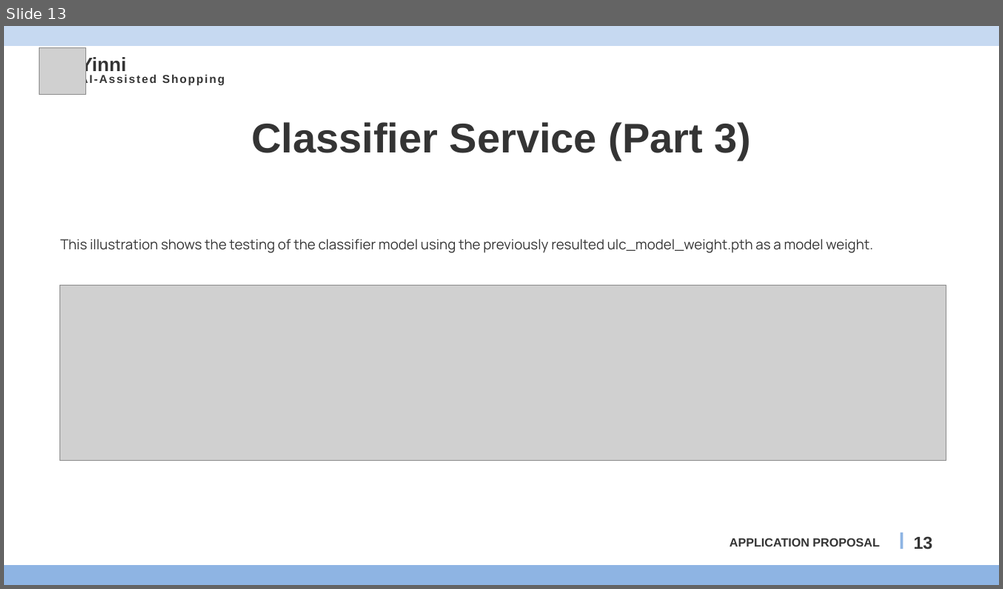
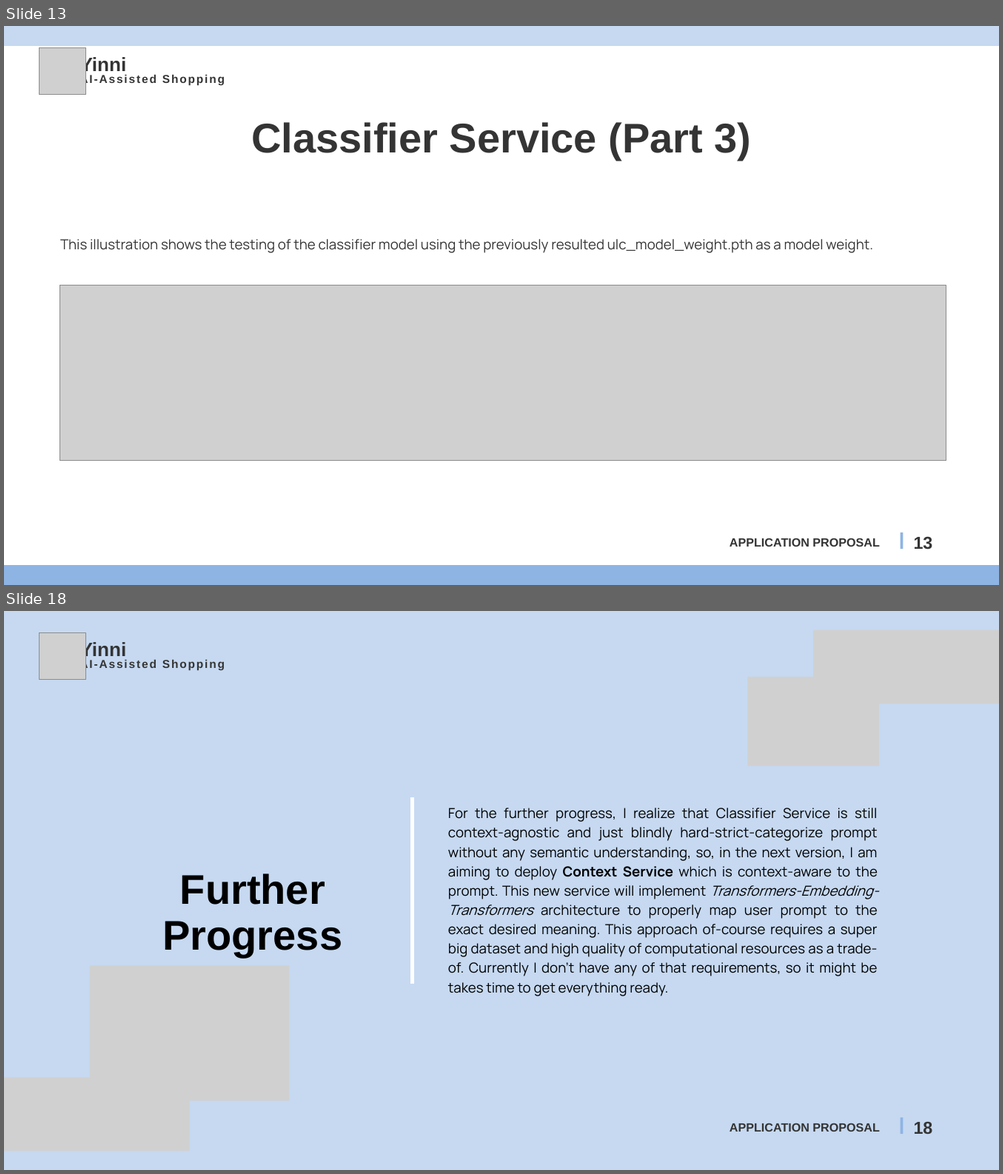
Before and after one commit to azzamt11/yinni_backend, a slide deck: yinni_app_proposal.pptx. Shown one above the other, each under a label of ours: slide 13 before the commit, slides 13 and 18 after it; the slides between them are not shown. The pictures are 1003x589 and 1003x1174 pixels, drawn with LibreOffice and Linux fonts; fonts in the diff are those of the drawing; grey boxes stand for pictures. Boxes give left, top, right and bottom in pixels: in the first picture for what was removed or moved away, otherwise in the second. Text is boxed around its words. In the diff, an @@ line names an element or a change of style, - is before the commit and + after.

```diff
--- a/yinni_app_proposal.pptx
+++ b/yinni_app_proposal.pptx
@@ slide 18 added at [4,611,999,1170], background #C6D9F1 @@
@@ picture added at [39,632,85,679] @@
@@ picture added at [813,630,999,703] @@
@@ text added at [80,640,127,660], 28 pt, text #343434, bold @@
+Yinni
@@ text added at [79,658,225,670], 16.5 pt, text #343434, bold @@
+AI-Assisted Shopping
@@ picture added at [747,677,878,766] @@
@@ freeform shape added at [410,797,414,983], fill #FFFFFF @@
@@ text added at [448,808,879,997], 20 pt, text #000000 @@
+For the further progress, I realize that Classifier Service is still context-agnostic and just blindly hard-strict-categorize prompt without any semantic understanding, so, in the next version, I am aiming to deploy Context Service which is context-aware to the prompt. This new service will implement Transformers-Embedding-Transformers architecture to properly map user prompt to the exact desired meaning. This approach of-course requires a super big dataset and high quality of computational resources as a trade-of. Currently I don’t have any of that requirements, so it might be takes time to get everything ready.
@@ text added at [163,874,343,958], 60 pt, text #000000, bold @@
+Further Progress
@@ picture added at [90,966,290,1102] @@
@@ picture added at [4,1077,190,1151] @@
@@ line added from (901, 1118) to (901, 1134), #8EB4E3 4 pt @@
@@ text added at [729,1123,879,1132], 17.3 pt, text #343434, bold @@
+APPLICATION PROPOSAL
@@ text added at [913,1122,933,1134], 25 pt, text #343434, bold @@
+18
```
Also in this commit, not shown: 3 slides changed, 5 other slides added, 7 slides removed, 1 other file.
